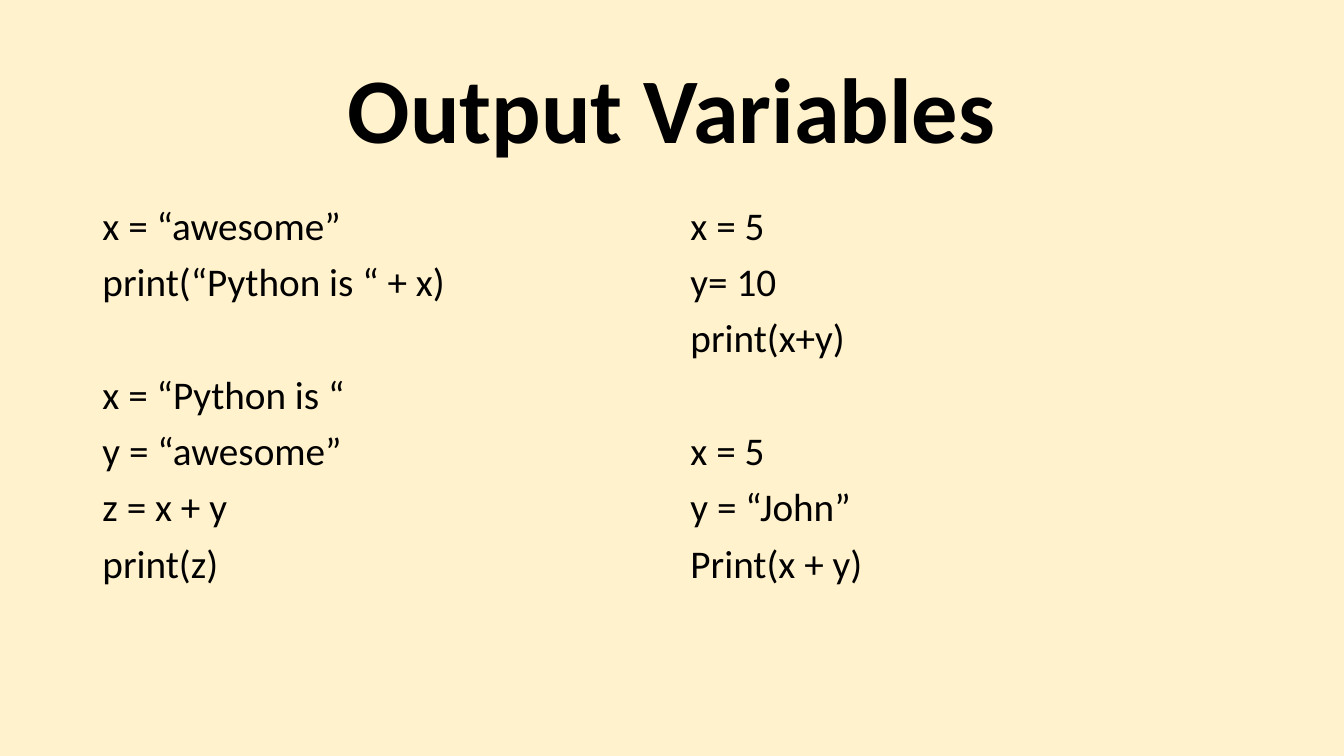
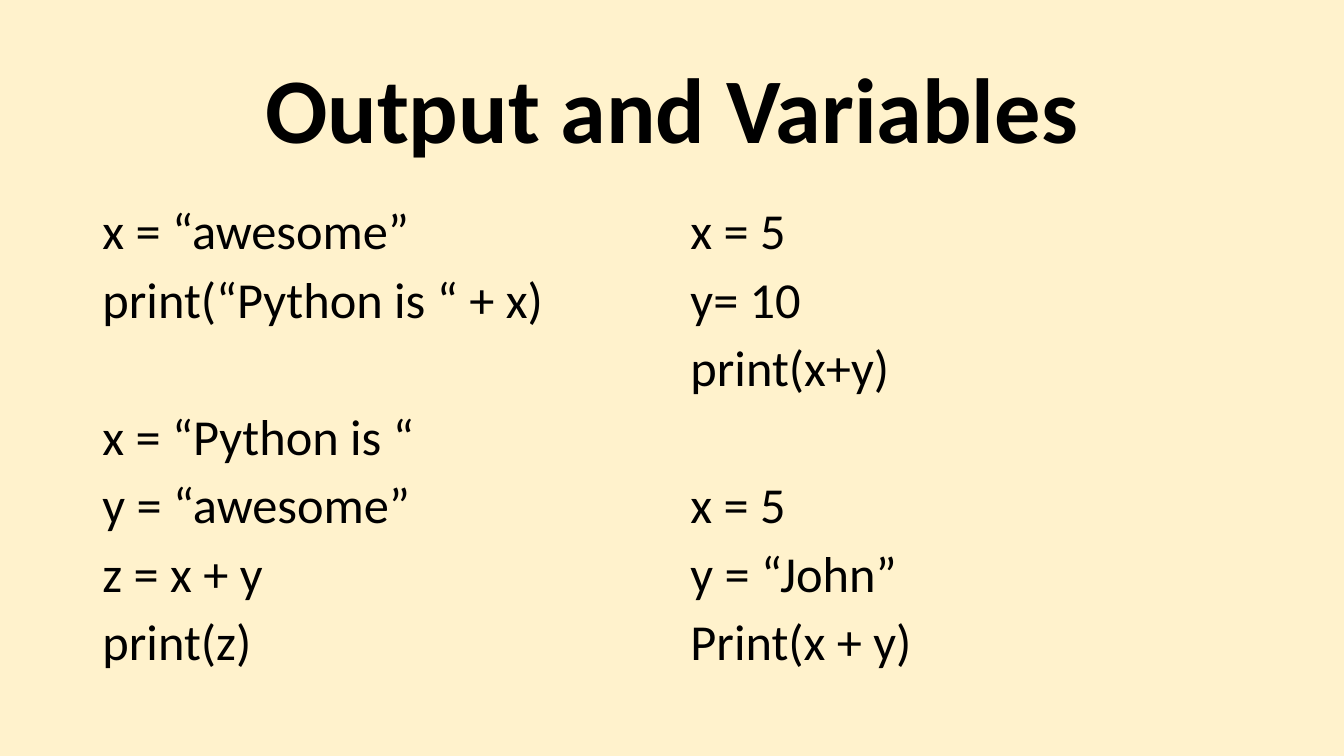
Before and after one commit to torres11991/dap-curriculum, a slide deck: slide 4 of Section05/5.2-Python_DataTypes1.pptx. Drawn at 1344x756 pixels with LibreOffice and Linux fonts; fonts in the diff are those of the drawing. Boxes give left, top, right and bottom in pixels: in the first picture for what was removed or moved away, otherwise in the second. Text is boxed around its words. In the diff, an @@ line names an element or a change of style, - is before the commit and + after.

```diff
--- a/Section05/5.2-Python_DataTypes1.pptx
+++ b/Section05/5.2-Python_DataTypes1.pptx
@@ title at bbox=[265, 78, 1077, 158]: text changed @@
-Output Variables
+Output and Variables
@@ text "x = “awesome”" at bbox=[102, 213, 543, 668]: size 28 to 36 pt @@
@@ text "x = 5" at bbox=[690, 216, 911, 668]: size 28 to 36 pt @@
```
Also in this commit, not shown: 7 other slides changed, 1 other file.
